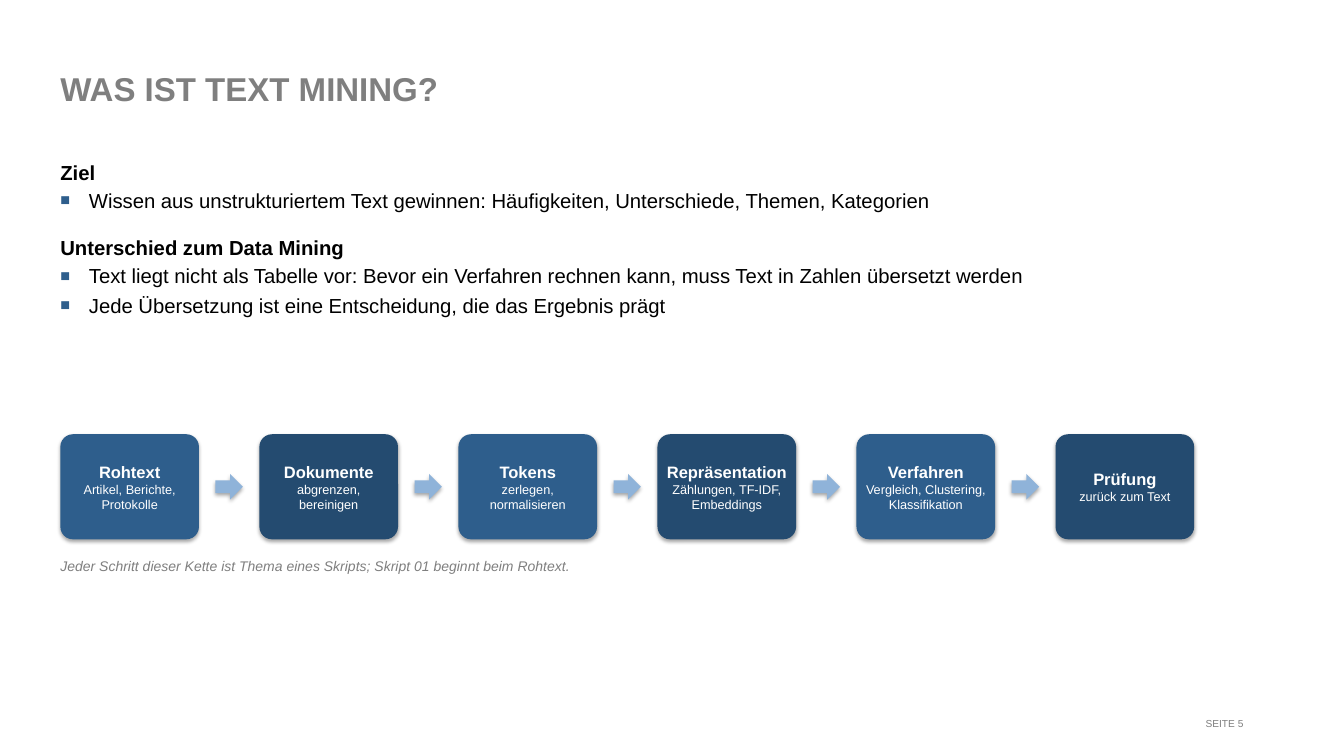
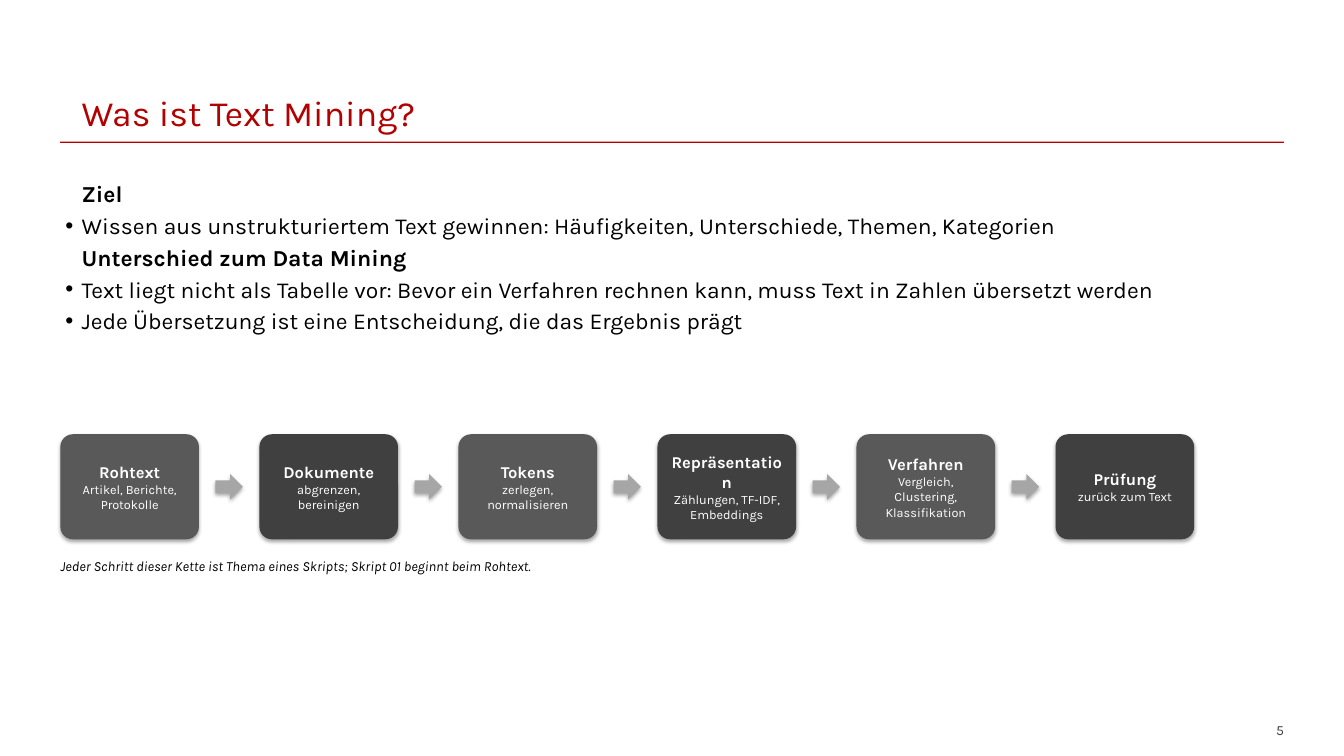
Before and after one commit to franzmohr/intro-text-mining-de, a slide deck: slide 5 of text-mining.odp. Drawn at 1344x756 pixels with LibreOffice and Linux fonts; fonts in the diff are those of the drawing. Boxes give left, top, right and bottom in pixels: in the first picture for what was removed or moved away, otherwise in the second. Text is boxed around its words. In the diff, an @@ line names an element or a change of style, - is before the commit and + after.

```diff
--- a/text-mining.odp
+++ b/text-mining.odp
@@ title "Was ist Text Mining?" at <box>82,101,415,134</box>: vertical alignment top to bottom @@
@@ title at <box>82,101,415,134</box>: text changed; size 26 to 28 pt; font Arial to Karla; text colour #7F7F7F to #B30000; bold off @@
-WAS IST TEXT MINING?
+Was ist Text Mining?
@@ line added from (60, 143) to (1284, 143), #B30000 0.99 pt @@
@@ text "Ziel": place and size @@
-text "Ziel" at <box>60,165,1022,318</box>
+text "Ziel" at <box>82,185,1153,335</box>
@@ text "Ziel" at <box>82,185,1153,335</box>: size 16 to 18 pt, font Arial to Karla; indent changed; bullet ■ to •; bullet colour #2E5E8C to #000000; less space between paragraphs @@
@@ font Arial to Karla; fill #2E5E8C to #595959 in 3 elements at <box>60,434,199,539</box>, <box>458,434,597,539</box>, <box>857,434,996,539</box> @@
@@ font Arial to Karla; fill #244B70 to #404040 in 3 elements at <box>260,434,399,539</box>, <box>657,434,796,539</box>, <box>1055,434,1194,539</box> @@
@@ fill #8FB3D9 to #A6A6A6 in 5 elements at <box>216,475,243,500</box>, <box>414,475,442,500</box>, <box>613,475,641,500</box>, <box>813,475,840,500</box>, <box>1011,475,1039,500</box> @@
@@ text "Jeder Schritt dieser Kette ist ..." at <box>60,561,531,575</box>: font Arial to Karla, text colour #7F7F7F to #000000 @@
@@ page number at <box>1276,726,1284,735</box>: vertical alignment top to bottom @@
@@ page number at <box>1276,726,1284,735</box>: text changed; size 8 to 11 pt; font Arial to Karla; text colour #7F7F7F to #404040 @@
-SEITE 5
+5
```
Also in this commit, not shown: 25 other slides changed, 2 slides added, 2 slides removed.
